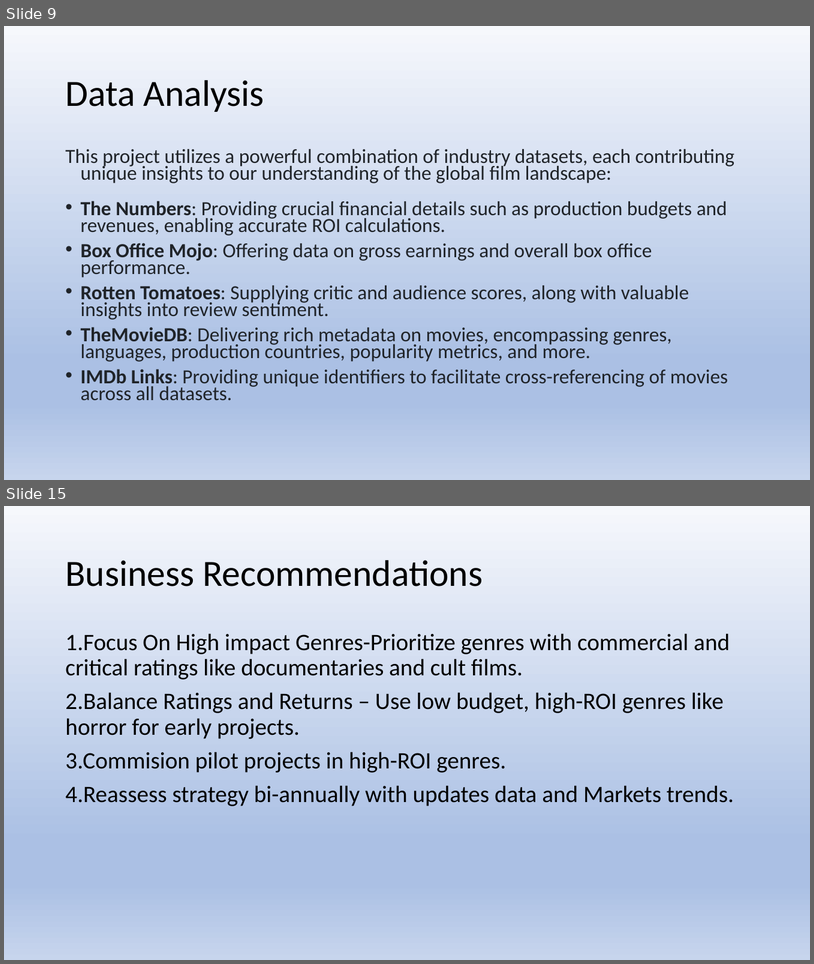
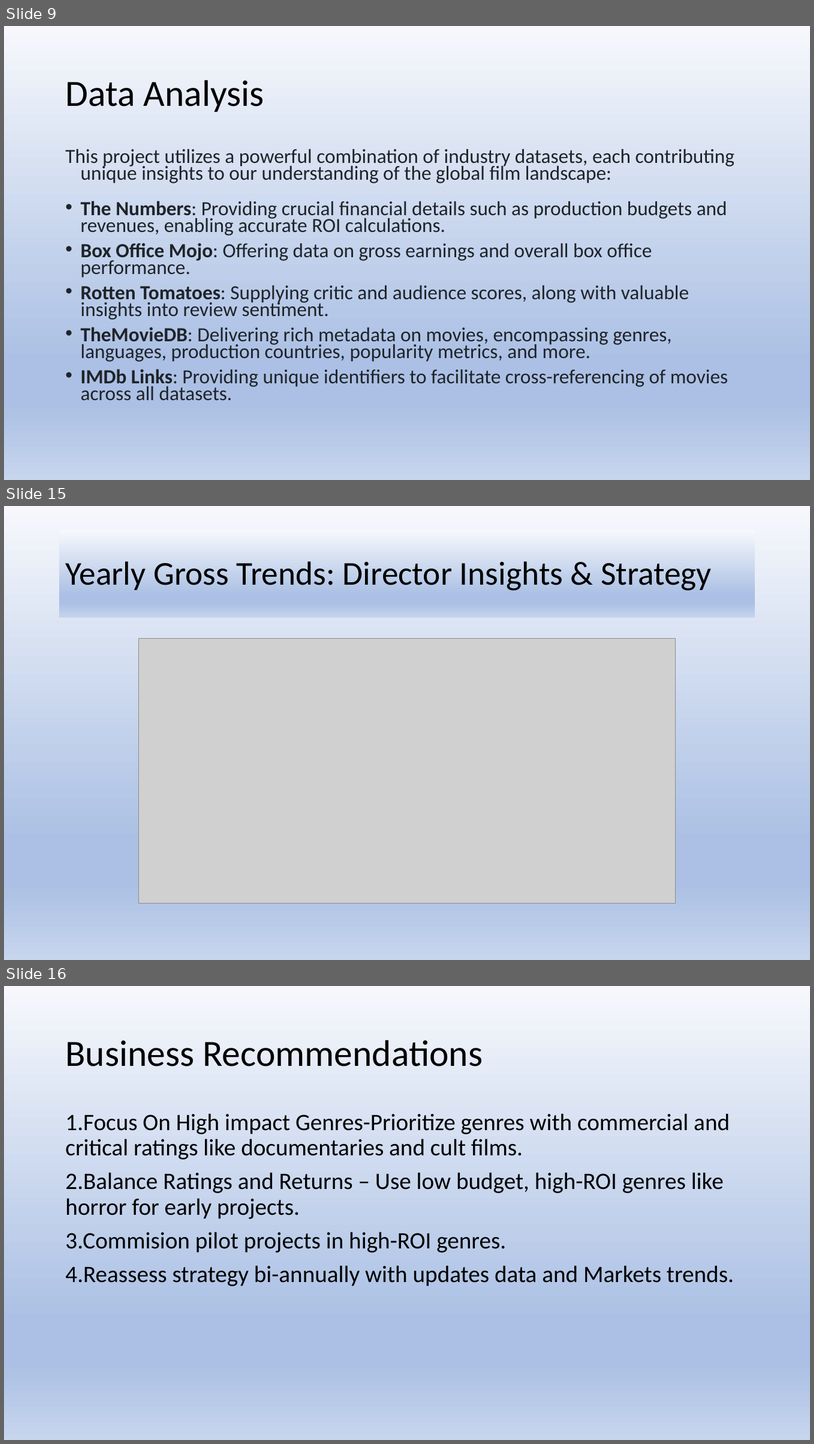
Before and after one commit to RomeC-137/Phase-G-2-Project, a slide deck: presentation.pdf.pptx. Shown one above the other, each under a label of ours: slides 9 and 15 before the commit, slides 9, 15 and 16 after it; the slides between them are not shown. The pictures are 814x964 and 814x1444 pixels, drawn with LibreOffice and Linux fonts; fonts in the diff are those of the drawing; grey boxes stand for pictures. Boxes give left, top, right and bottom in pixels: in the first picture for what was removed or moved away, otherwise in the second. Text is boxed around its words. In the diff, an @@ line names an element or a change of style, - is before the commit and + after.

```diff
--- a/presentation.pdf.pptx
+++ b/presentation.pdf.pptx
@@ slide 15 added at box(4, 506, 810, 960), background gradient #F6F8FC to #ABC0E4 to #C7D5ED @@
@@ title added at box(60, 530, 755, 618), fill gradient #F6F8FC to #ABC0E4 to #C7D5ED, 39.6 pt, text #000000 @@
+Yearly Gross Trends: Director Insights & Strategy
@@ picture added at box(139, 639, 676, 903) @@
@@ what was slide 15 is now slide 16 @@
```
Also in this commit, not shown: 1 slide changed, 4 other slides added, 4 slides removed.
